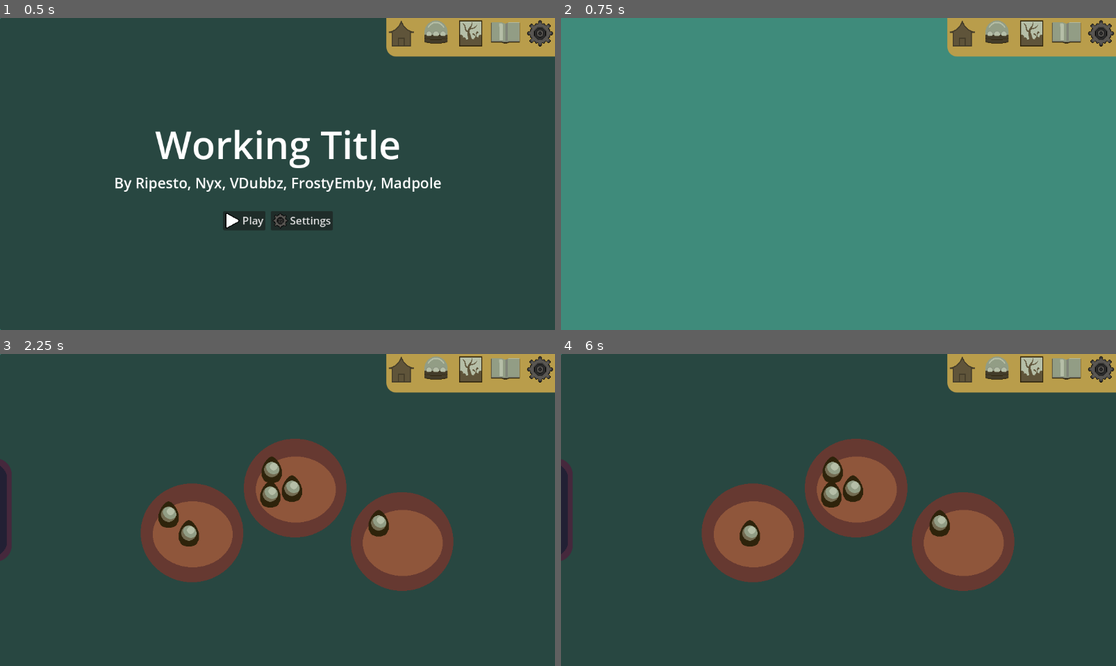
Above: before the commit, frames 1-4 (two rows, left to right).
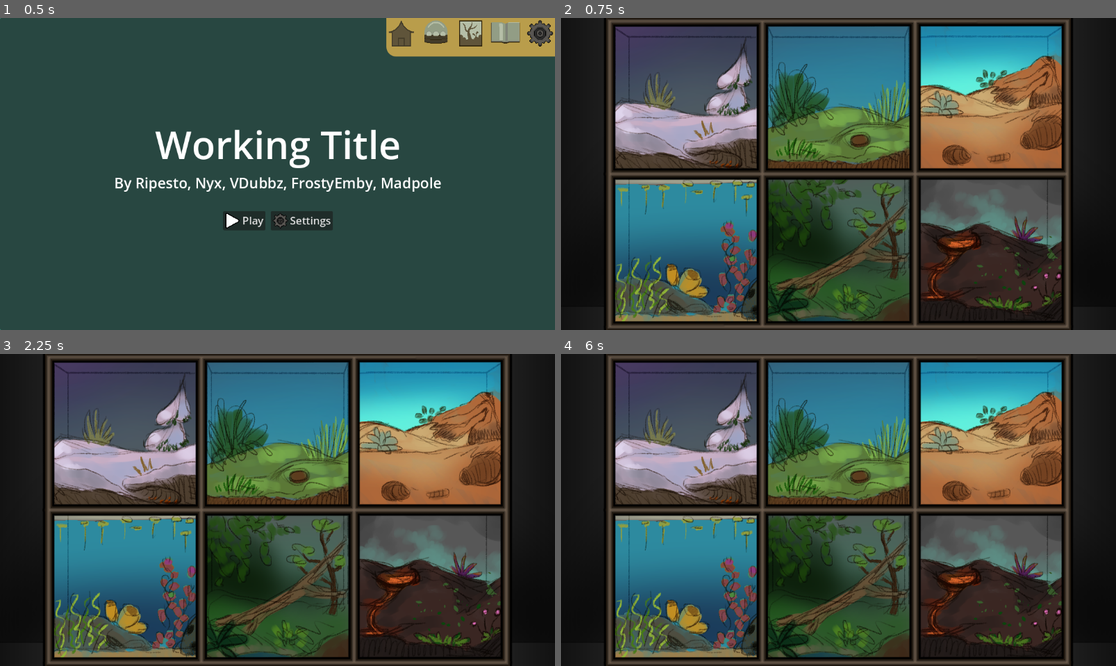
Above: after the commit, the same moments.

Repository: FrostyEmby/cafe-dot-secret-ingredient
Game: Godot game, scene res://scenes/main_menu.tscn
Same seed, same stepped clock (60 frames per second), same inputs: the game is played once before the commit and once after it.
Inputs (mouse positions are in pixels of both pictures, inside the frame that each line leads up to):
- Up to frame 1 (0.5 s): no input
- Up to frame 2 (0.75 s): click (1032, 36) at 0.5 s
- Up to frame 3 (2.25 s): click (471, 372) at 1.27 s; click (399, 372) at 2.02 s
- Up to frame 4 (6 s): click (1032, 372) at 2.77 s; click (960, 372) at 3.52 s; click (999, 372) at 4.27 s; click (1066, 372) at 5.02 s; click (733, 513) at 5.77 s

Frame 1 is identical in both runs. In frame 2, 98% of the frame differs, in the area x 0-100%, y 0-100%; in frame 3, 93%; in frame 4, 93%.

Commit message:
Add files via upload

Diff:
--- a/scenes/terrarium.tscn
+++ b/scenes/terrarium.tscn
@@ -1,6 +1,7 @@
-[gd_scene load_steps=2 format=3 uid="uid://77pmhayrj8nl"]
+[gd_scene load_steps=3 format=3 uid="uid://77pmhayrj8nl"]
 
-[ext_resource type="PackedScene" uid="uid://b085dkuk7uq8r" path="res://scenes/mini_menu.tscn" id="1_jka3f"]
+[ext_resource type="Texture2D" uid="uid://dieym8rlk7n24" path="res://art/props/layout test game jam terrarium.png" id="1_xb13y"]
+[ext_resource type="Texture2D" uid="uid://l4k1qkmaaupx" path="res://art/props/layout test game jam terrarium foreground.png" id="2_qlrmg"]
 
 [node name="Terrarium" type="Control"]
 layout_mode = 3
@@ -10,7 +11,31 @@
 grow_horizontal = 2
 grow_vertical = 2
 
-[node name="Mini Menu" parent="." instance=ExtResource("1_jka3f")]
+[node name="TextureRect background" type="TextureRect" parent="."]
 layout_mode = 0
-offset_left = 802.0
 offset_right = 1152.0
+offset_bottom = 648.0
+texture = ExtResource("1_xb13y")
+
+[node name="ReferenceRect" type="ReferenceRect" parent="."]
+layout_mode = 0
+offset_right = 384.0
+offset_bottom = 324.0
+
+[node name="ReferenceRect2" type="ReferenceRect" parent="."]
+layout_mode = 0
+offset_left = 384.0
+offset_right = 768.0
+offset_bottom = 324.0
+
+[node name="ReferenceRect3" type="ReferenceRect" parent="."]
+layout_mode = 0
+offset_left = 769.0
+offset_right = 1152.0
+offset_bottom = 324.0
+
+[node name="TextureRect foreground" type="TextureRect" parent="."]
+layout_mode = 0
+offset_right = 1152.0
+offset_bottom = 648.0
+texture = ExtResource("2_qlrmg")
